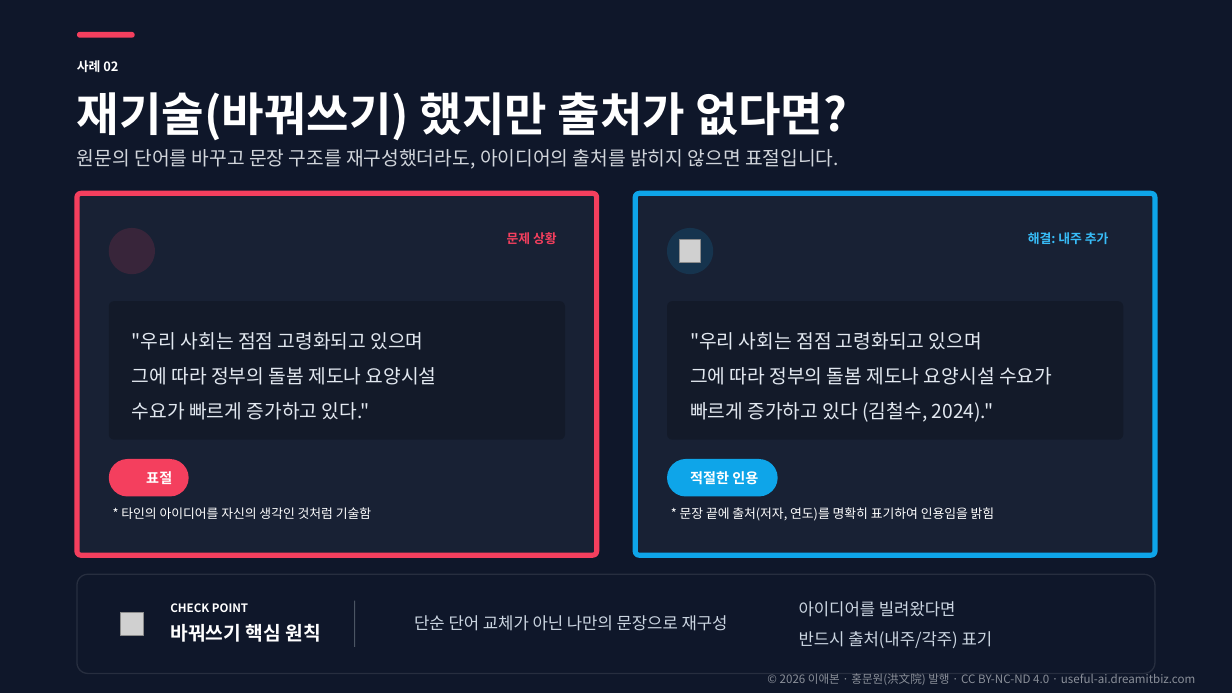
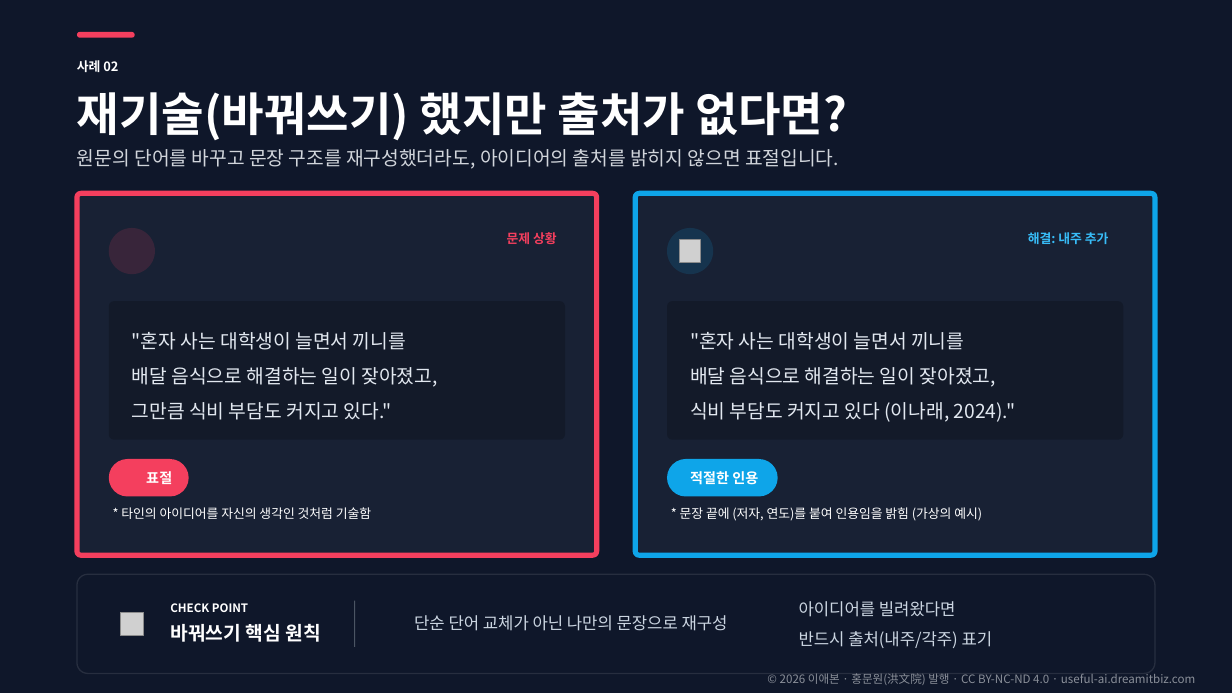
Before and after one commit to aebonlee/materials, a slide deck: slide 10 of library/b07-citation/b07-citation.pptx. Drawn at 1232x693 pixels with LibreOffice and Linux fonts; fonts in the diff are those of the drawing; grey boxes stand for pictures; background and template pictures are left out; a plain dark background stands for a picture behind light text. Boxes give left, top, right and bottom in pixels: in the first picture for what was removed or moved away, otherwise in the second. Text is boxed around its words. In the diff, an @@ line names an element or a change of style, - is before the commit and + after.

```diff
--- a/library/b07-citation/b07-citation.pptx
+++ b/library/b07-citation/b07-citation.pptx
@@ text at (132,332,437,420): text changed @@
-"우리 사회는 점점 고령화되고 있으며
-그에 따라 정부의 돌봄 제도나 요양시설
-수요가 빠르게 증가하고 있다."
+"혼자 사는 대학생이 늘면서 끼니를
+배달 음식으로 해결하는 일이 잦아졌고,
+그만큼 식비 부담도 커지고 있다."
@@ text at (690,332,1016,422): text changed @@
-"우리 사회는 점점 고령화되고 있으며
-그에 따라 정부의 돌봄 제도나 요양시설 수요가
-빠르게 증가하고 있다 (김철수, 2024)."
+"혼자 사는 대학생이 늘면서 끼니를
+배달 음식으로 해결하는 일이 잦아졌고,
+식비 부담도 커지고 있다 (이나래, 2024)."
@@ text at (680,507,982,521): text changed @@
-* 문장 끝에 출처(저자, 연도)를 명확히 표기하여 인용임을 밝힘
+* 문장 끝에 (저자, 연도)를 붙여 인용임을 밝힘 (가상의 예시)
```
Also in this commit, not shown: 5 other slides changed, 44 other files.
